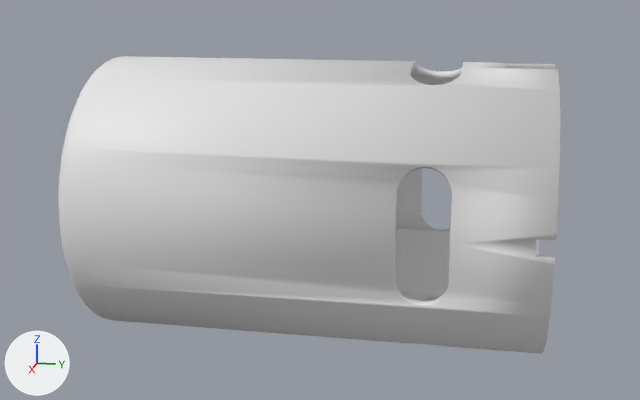
Renders of the Blender file motors/RS-550 VC 18V 14teeth.blend from each side of a commit.
Before and after are seen from a 50 mm camera at (0.1104, 0.0218, 0.0273) aimed at (-0.0005, -0.0004, -0.0004). Every picture has the same lights, and +X, +Y and +Z are marked at lower left.

The first picture shows 'base'.
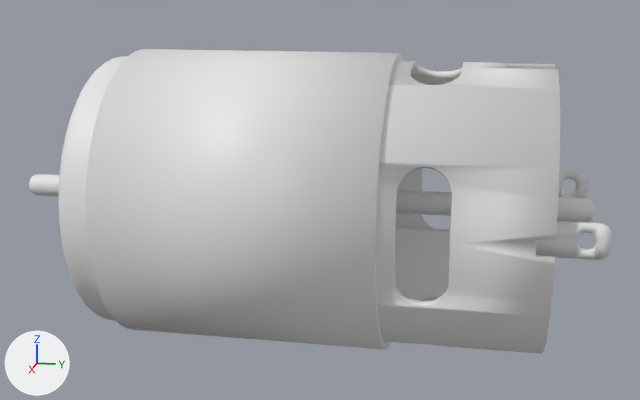
Boxes [x1, y1, x2, y2] around the edits, measured in the pictures (640 x 400 px):
'cover', added: after [86, 49, 404, 350]
'axis', added: after [29, 174, 594, 222]
'contacts', added: after [536, 171, 612, 260]

The change, as a list of edits to the scene's bpy script:
```text
Add me_vert_001:
    me_vert_001.from_pydata(...)  # 23 vertices, 10 faces; spans x 0.01..0.014, y 0.0175..0.0345, z 0.0..0.002
    me_vert_001.polygons.foreach_set('use_smooth', [True] * 10)
Add me_cylinder_003:
    me_cylinder_003.from_pydata(...)  # 160 vertices, 146 faces; spans x -0.0015..0.0015, y -0.041..0.034, z -0.0015..0.0015
    me_cylinder_003.polygons.foreach_set('use_smooth', [True] * 146)
Add me_cylinder_001:
    me_cylinder_001.from_pydata(...)  # 64 vertices, 31 faces; spans x 0.0..0.0178, y -0.024..0.0095, z -0.0177..0.0178
    me_cylinder_001.polygons.foreach_set('use_smooth', [True] * 31)
Add ob_contacts:
    ob_contacts = bpy.data.objects.new('contacts', me_vert_001)
    ob_contacts.location = (0.0, 0.0, 0.0)
    _m = ob_contacts.modifiers.new('Mirror', 'MIRROR')
    _m.use_axis = (True, False, True)
    _m.merge_threshold = 0.0002
    _m = ob_contacts.modifiers.new('Solidify', 'SOLIDIFY')
    _m.thickness = 0.0006
    _m.use_even_offset = True
Add ob_axis:
    ob_axis = bpy.data.objects.new('axis', me_cylinder_003)
    ob_axis.location = (0.0, 0.0, 0.0)
Add ob_cover:
    ob_cover = bpy.data.objects.new('cover', me_cylinder_001)
    ob_cover.location = (0.0, 0.0, 0.0)
    _m = ob_cover.modifiers.new('Mirror', 'MIRROR')
    _m = ob_cover.modifiers.new('Solidify', 'SOLIDIFY')
    _m.thickness = 0.001
    _m.offset = 1.0
```
